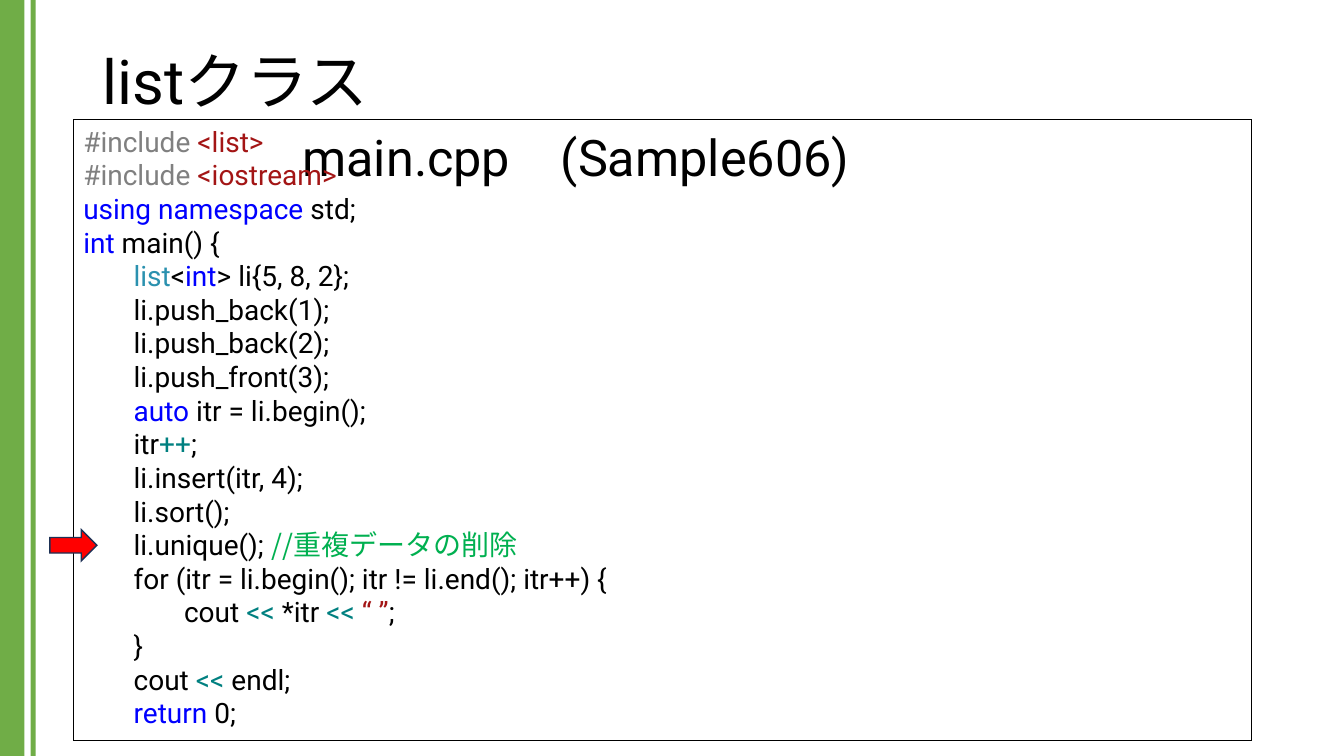
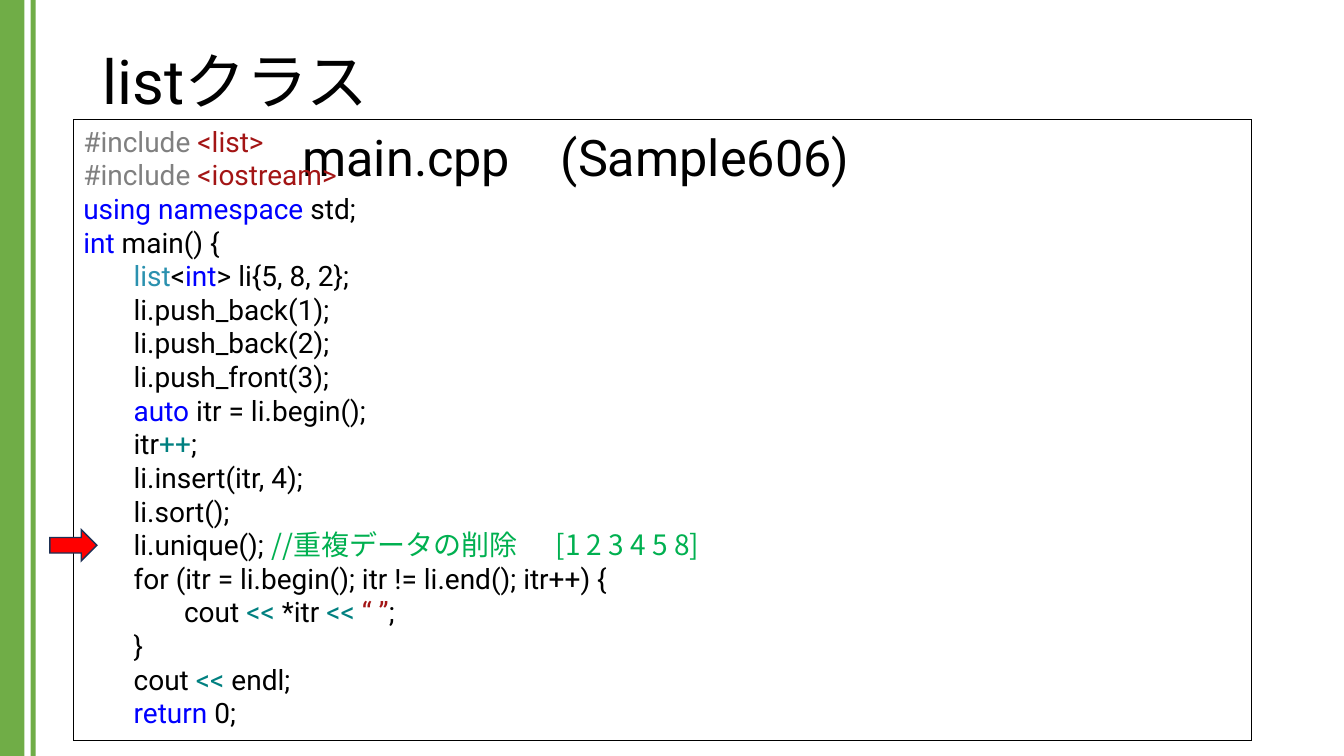
Before and after one commit to kic-murata/cpp2024, a slide deck: slide 10 of 授業資料/講義資料：Listクラス.pptx. Drawn at 1344x756 pixels with LibreOffice and Linux fonts; fonts in the diff are those of the drawing. Boxes give left, top, right and bottom in pixels: in the first picture for what was removed or moved away, otherwise in the second. Text is boxed around its words. In the diff, an @@ line names an element or a change of style, - is before the commit and + after.

```diff
--- a/授業資料/講義資料：Listクラス.pptx
+++ b/授業資料/講義資料：Listクラス.pptx
@@ text in rectangle at [134, 465, 699, 561]: text changed @@
-li.insert(itr, 4);
-li.sort();
-li.unique(); //重複データの削除
+li.insert(itr, 4);
+li.sort();
+li.unique(); //重複データの削除 [1 2 3 4 5 8]
```
Also in this commit, not shown: 7 other slides changed, 1 slide added.
